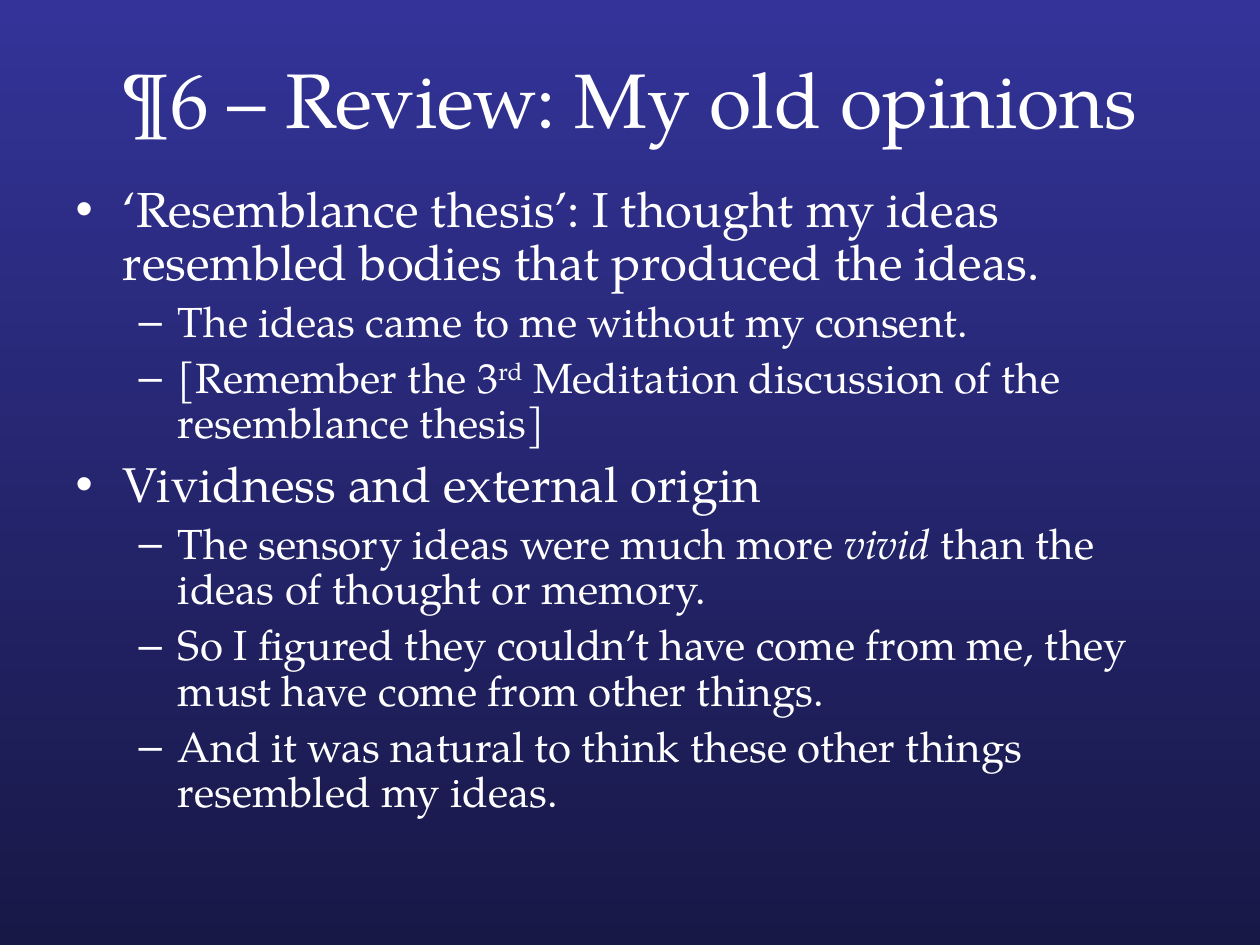
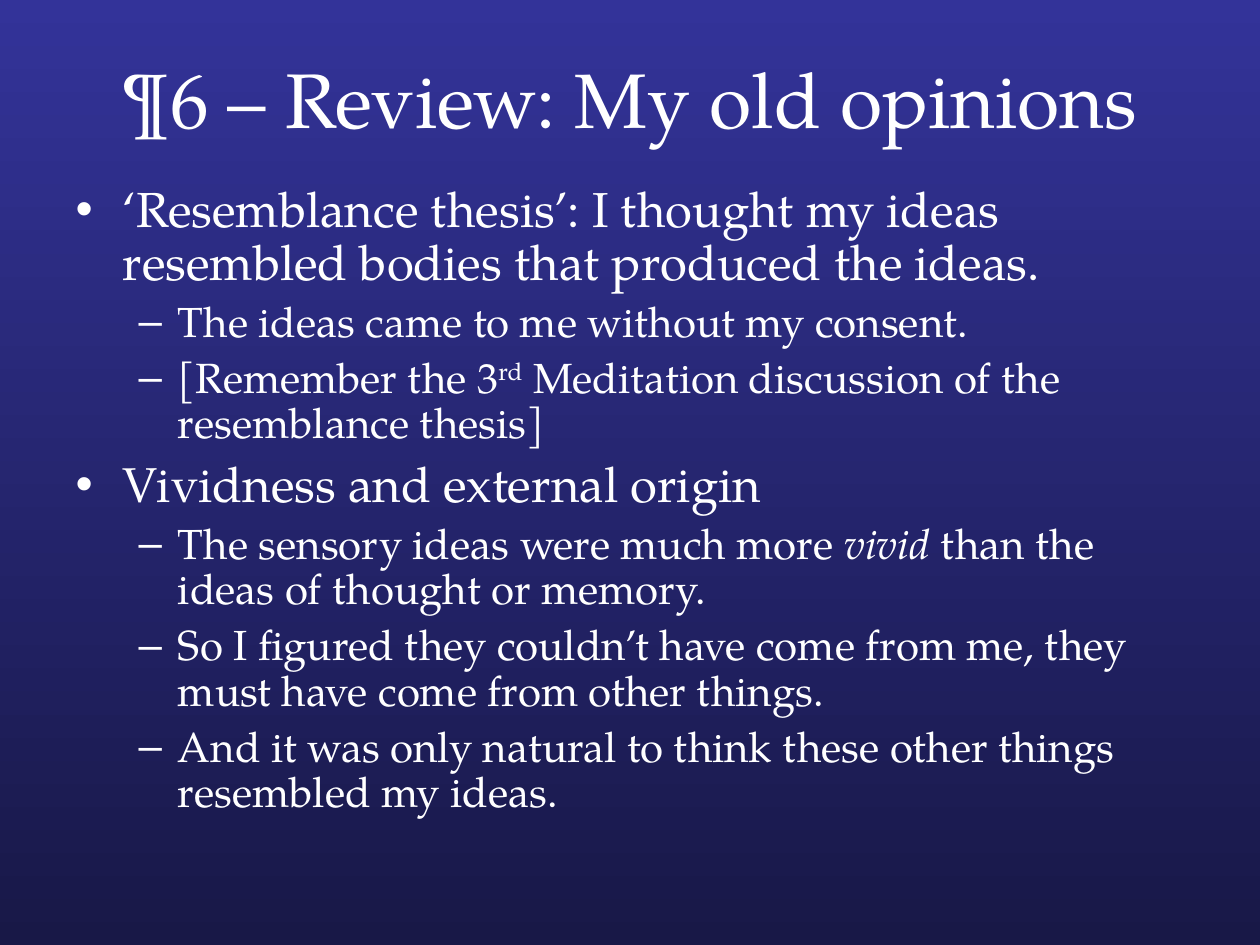
Before and after one commit to colemitchell/colemitchell.github.io, a slide deck: slide 6 of PHIL2220/Med VI.ppt. Drawn at 1260x945 pixels with LibreOffice and Linux fonts; fonts in the diff are those of the drawing. Boxes give left, top, right and bottom in pixels: in the first picture for what was removed or moved away, otherwise in the second. Text is boxed around its words. In the diff, an @@ line names an element or a change of style, - is before the commit and + after.

```diff
--- a/PHIL2220/Med VI.ppt
+++ b/PHIL2220/Med VI.ppt
@@ text at <box>178,717,1114,819</box>: text changed @@
-  – And it was natural to think these other things resembled my ideas.
+  – And it was only natural to think these other things resembled my ideas.
```
Also in this commit, not shown: 4 other slides changed, 4 other files.
